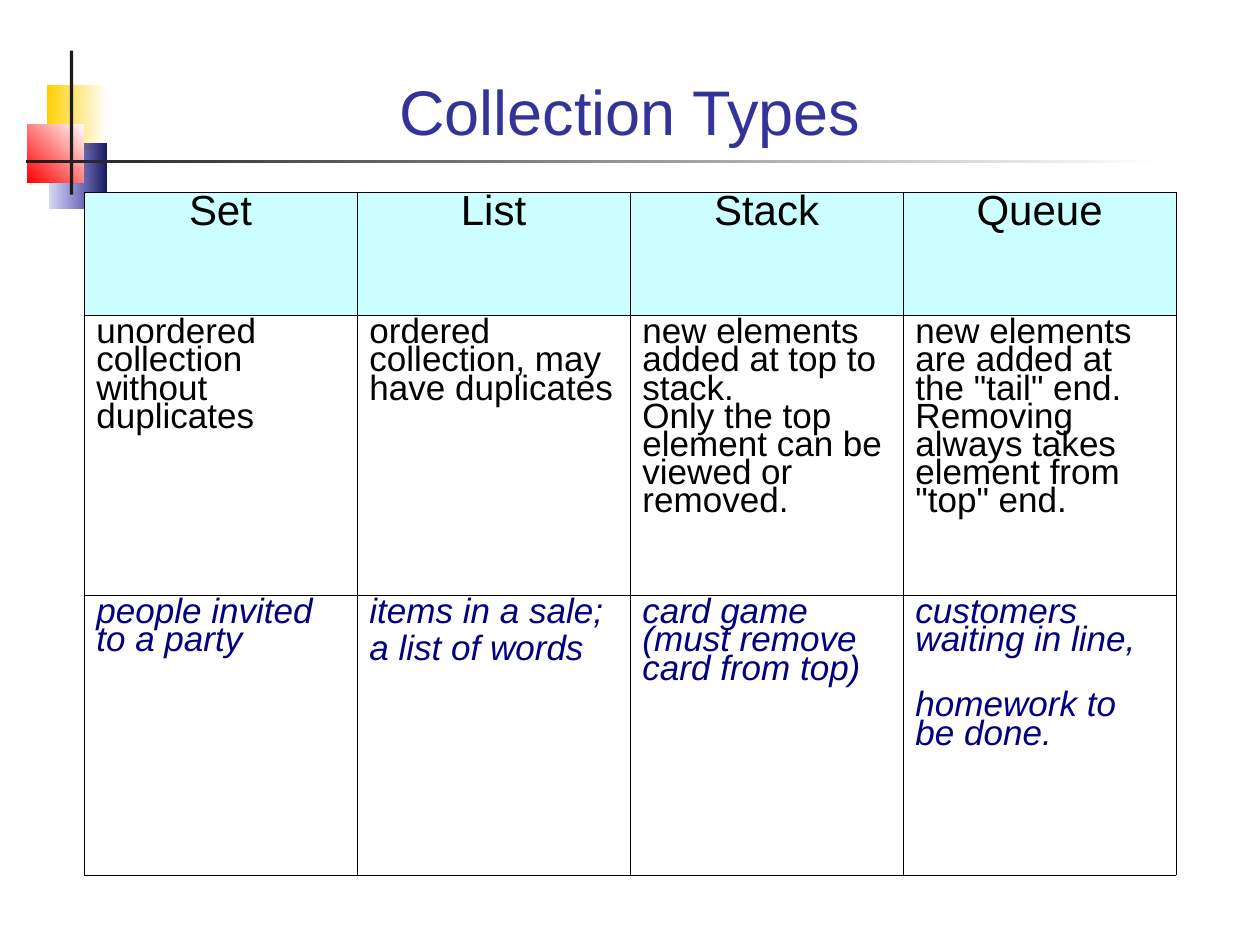
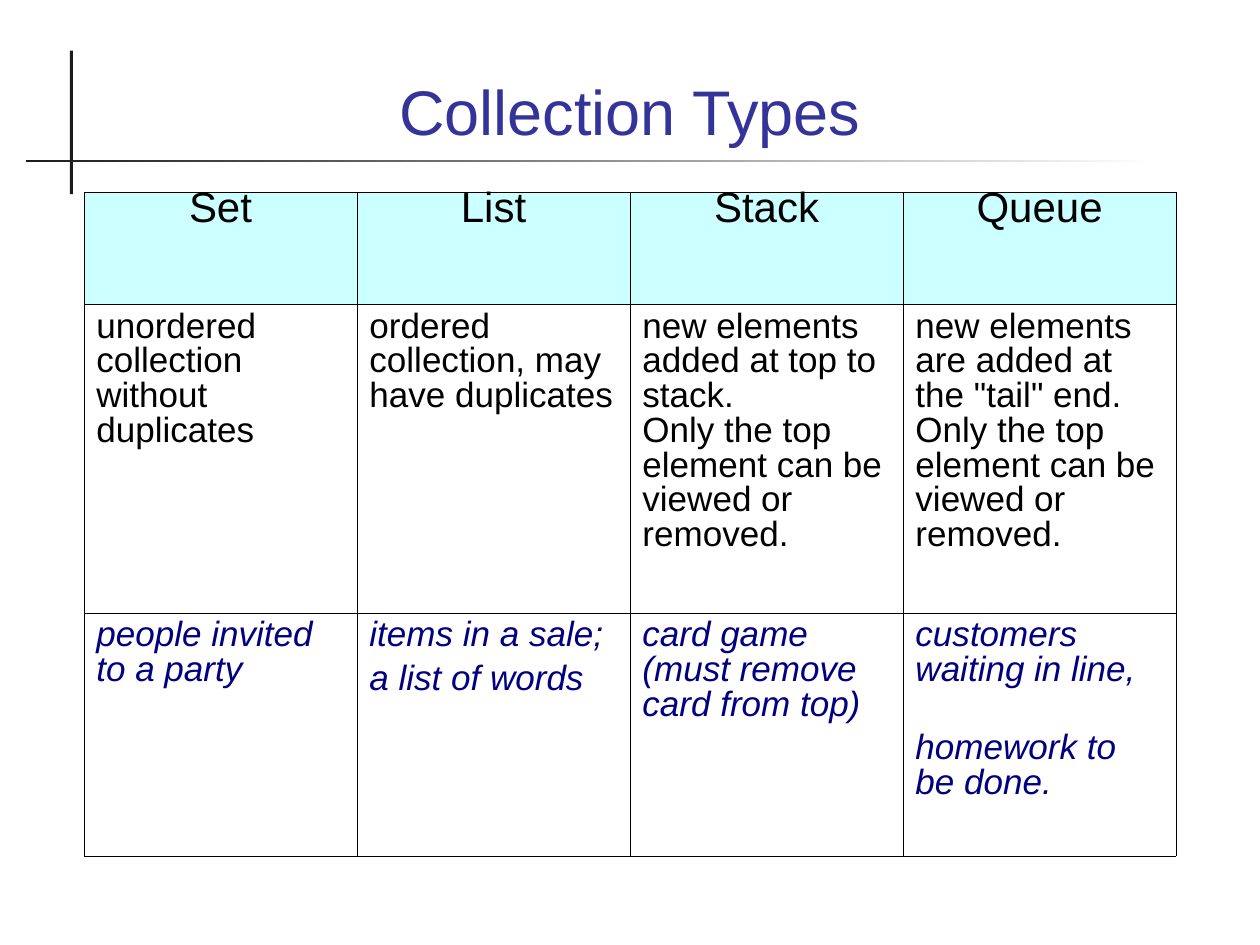
Before and after one commit to skeoop/skeoop.github.io, a slide deck: slide 3 of week3/Collections.ppt. Drawn at 1260x945 pixels with LibreOffice and Linux fonts; fonts in the diff are those of the drawing. Boxes give left, top, right and bottom in pixels: in the first picture for what was removed or moved away, otherwise in the second. Text is boxed around its words. In the diff, an @@ line names an element or a change of style, - is before the commit and + after.

```diff
--- a/week3/Collections.ppt
+++ b/week3/Collections.ppt
@@ rectangle removed at (47,84,106,150) @@
@@ rectangle removed at (28,125,84,183) @@
@@ rectangle removed at (49,144,106,209) @@
@@ table at (84,193,1178,857) @@
@@ row 2, column 4: "new elements are added at the "tail" end. Removing always takes element from "top" end." to "new elements are added at the "tail" end. Only the top element can be viewed or removed." @@
@@ line spacing 0.72 to 0.64 @@
@@ line spacing 0.72 to 0.89 @@
@@ less space between paragraphs @@
```
Also in this commit, not shown: 35 other slides changed, 18 other files.
